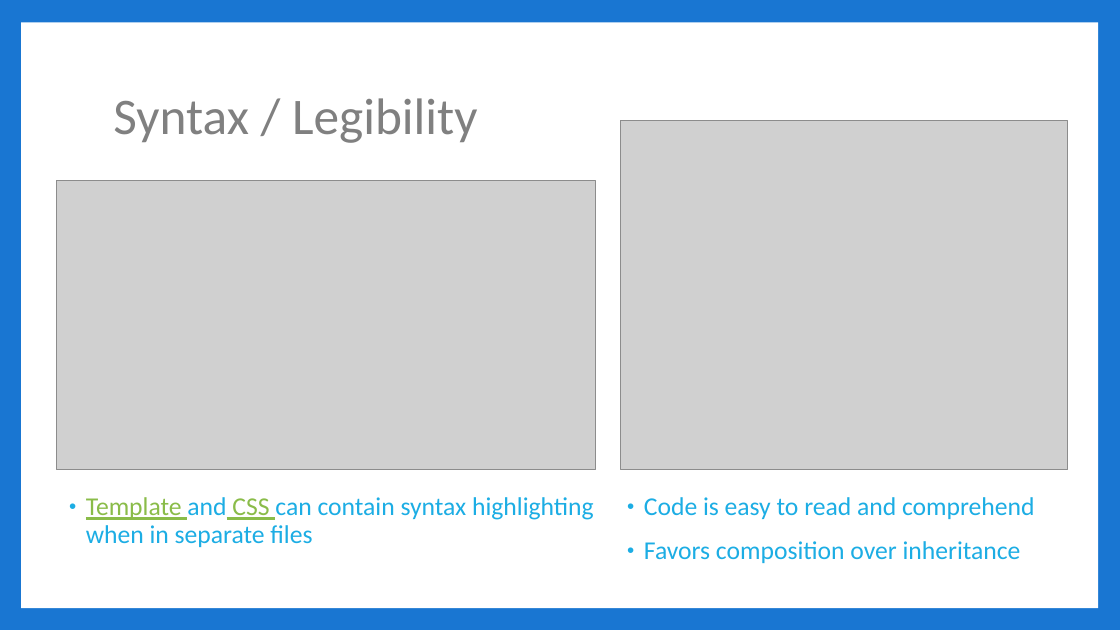
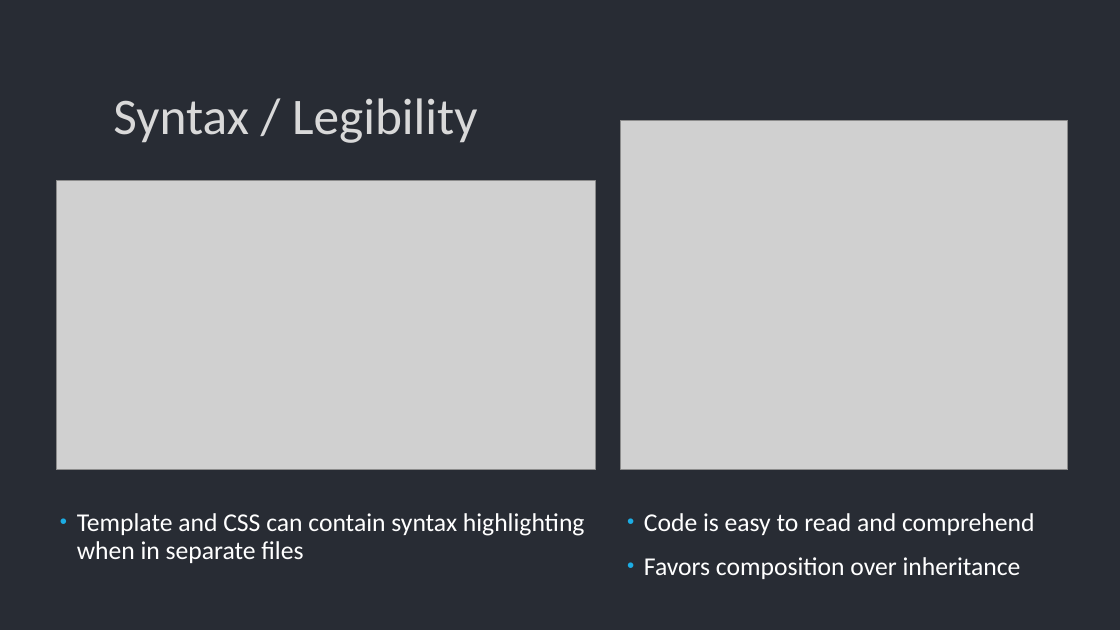
Before and after one commit to jbicks/angular2-demo, a slide deck: slide 8 of Angular2.pptx. Drawn at 1120x630 pixels with LibreOffice and Linux fonts; fonts in the diff are those of the drawing; grey boxes stand for pictures. Boxes give left, top, right and bottom in pixels: in the first picture for what was removed or moved away, otherwise in the second. Text is boxed around its words. In the diff, an @@ line names an element or a change of style, - is before the commit and + after.

```diff
--- a/Angular2.pptx
+++ b/Angular2.pptx
@@ background #1976D2 to #282C34 @@
@@ rectangle removed at [21,23,1098,608] @@
@@ title "Syntax / Legibility" at [113,98,478,143]: text colour #808080 to #D9D9D9 @@
@@ text "Template and CSS can contain ...": place and size @@
-text "Template and CSS can contain ..." at [86,497,594,547]
+text "Template and CSS can contain ..." at [77,513,585,563]
@@ text "Template and CSS can contain ..." at [77,513,585,563]: text colour #8ABC49 to #FFFFFF, underline off in "Template CSS"; text colour #1CADE4 to #FFFFFF in "and can contain syntax highlighting when in ..." @@
@@ text "Code is easy to read ...": place and size @@
-text "Code is easy to read ..." at [644,497,1035,563]
+text "Code is easy to read ..." at [644,513,1035,579]
@@ text "Code is easy to read ..." at [644,513,1035,579]: text colour #1CADE4 to #FFFFFF @@
```
Also in this commit, not shown: 13 other slides changed.
